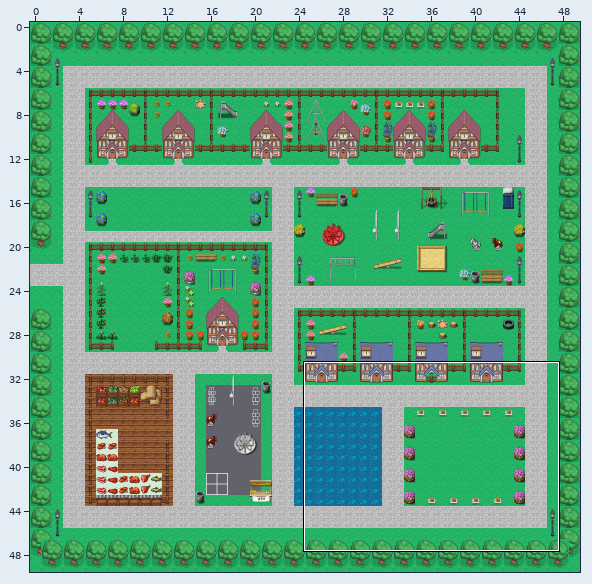
One commit to this Tiled map: Space Pirates Shoedown/core/assets/tiledassets/HomeWorldMap2.tmx. Above, an overview of the earlier version with the close-up marked.
Close-up. Old version:
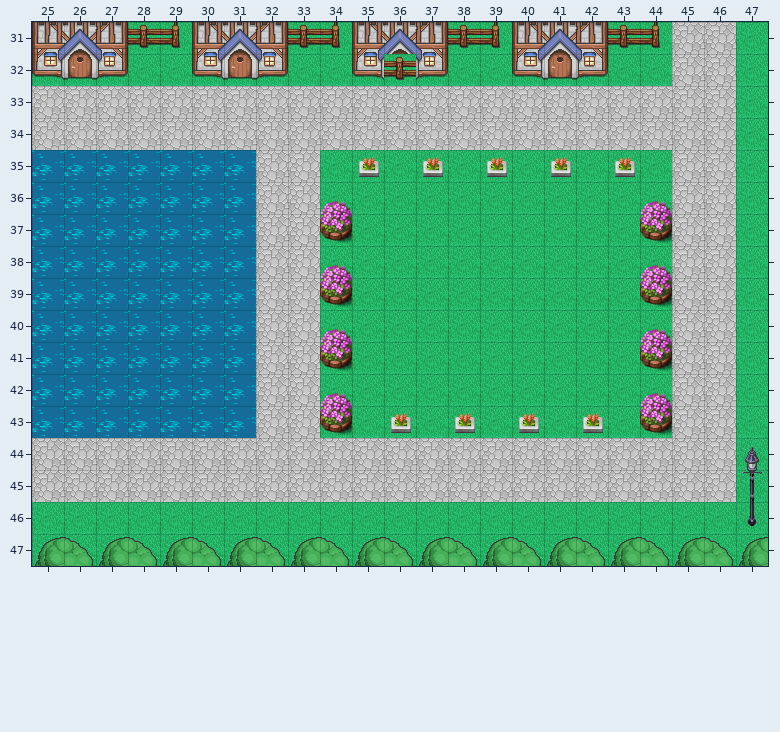
Cells are 32x32 px. Shown: x 25..47, y 31..47. The commit also changed other parts of the map, which this record leaves out.
After the commit:
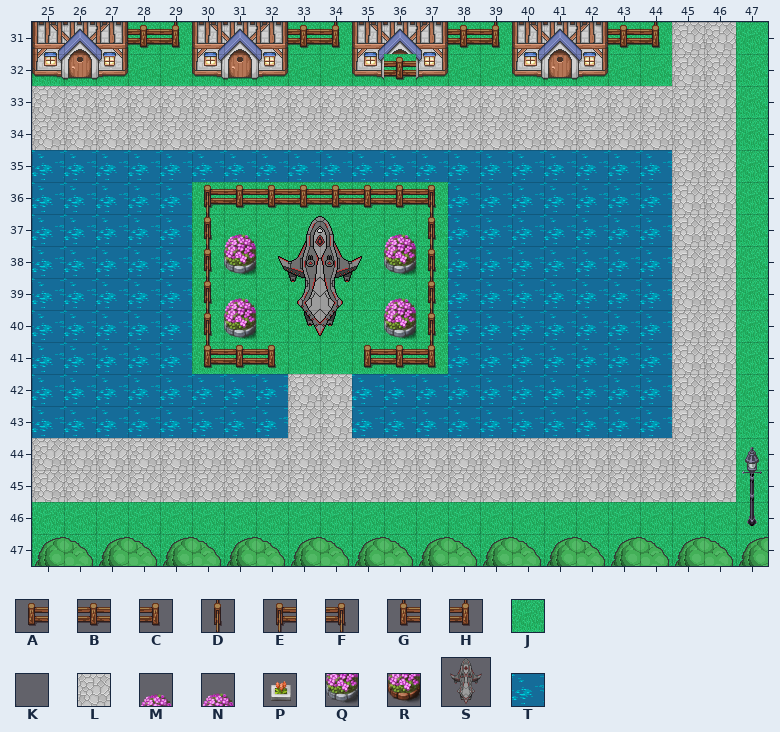
Key: from "Fences": A 0, B 1, C 2, D 4, E 6, F 8, G 12, H 14; from "Tiles5": J 49, K 65, L 107; from "playground": M 22, N 23, P 33, Q 38, R 39; from "spaceship2": S 0; from "watertiles": T 27.
_ is an empty cell.
Changes in this commit:
Layer "Tile Layer 1":
Tile L gives way to one hidden under a higher layer in row 35 at x 32 to 33; in rows 42 to 43 at x 32.
The author changed tile L to tile J in rows 36 to 41 at x 32 to 33.
Layer "CollisionLayer":
The author changed tile K to tile A in row 41 at x 35.
The author changed tile K to tile B in row 36 at x 32 to 33 and 35 to 36; in row 41 at x 36.
The author changed tile N to tile B in row 36 at x 34.
The author changed tile T to tile B in row 36 at x 31; in row 41 at x 31.
The author changed tile K to tile C in row 41 at x 32.
The author changed tile K to tile D in rows 37 to 40 at x 37.
The author changed tile T to tile D in rows 37 to 40 at x 30.
The author changed tile T to tile E in row 36 at x 30.
The author changed tile K to tile F in row 36 at x 37.
The author changed tile T to tile G in row 41 at x 30.
The author changed tile K to tile H in row 41 at x 37.
The author changed tile N to tile K in row 38 at x 34.
The author changed tile R to tile K in row 37 at x 34; in row 39 at x 34; in row 41 at x 34.
The author changed tile N to tile L in row 42 at x 34.
The author changed tile R to tile L in row 43 at x 34.
The author changed tile K to tile M in row 37 at x 36; in row 39 at x 36.
The author changed tile T to tile M in row 37 at x 31; in row 39 at x 31.
The author changed tile K to tile Q in row 38 at x 36; in row 40 at x 36.
The author changed tile T to tile Q in row 38 at x 31; in row 40 at x 31.
The author changed tile K to tile S in row 40 at x 32.
The author changed tile K to tile T in row 35 at x 32 to 34, 36, 38, 40, 42 and 44; in rows 36 to 41 at x 38 to 43; in row 42 at x 32 and 35 to 43; in row 43 at x 32, 35, 37, 39, 41 and 43.
The author changed tile N to tile T in row 36 at x 44; in row 38 at x 44; in row 40 at x 44; in row 42 at x 44.
The author changed tile P to tile T in row 35 at x 35, 37, 39, 41 and 43; in row 43 at x 36, 38, 40 and 42.
The author changed tile R to tile T in row 37 at x 44; in row 39 at x 44; in row 41 at x 44; in row 43 at x 44.
The author cleared tile K in row 40 at x 33.
The author cleared tile N in row 40 at x 34.
Where, in picture pixels (left, top, right, bottom), the same in both close-ups:
changed: (192, 150, 672, 438)
